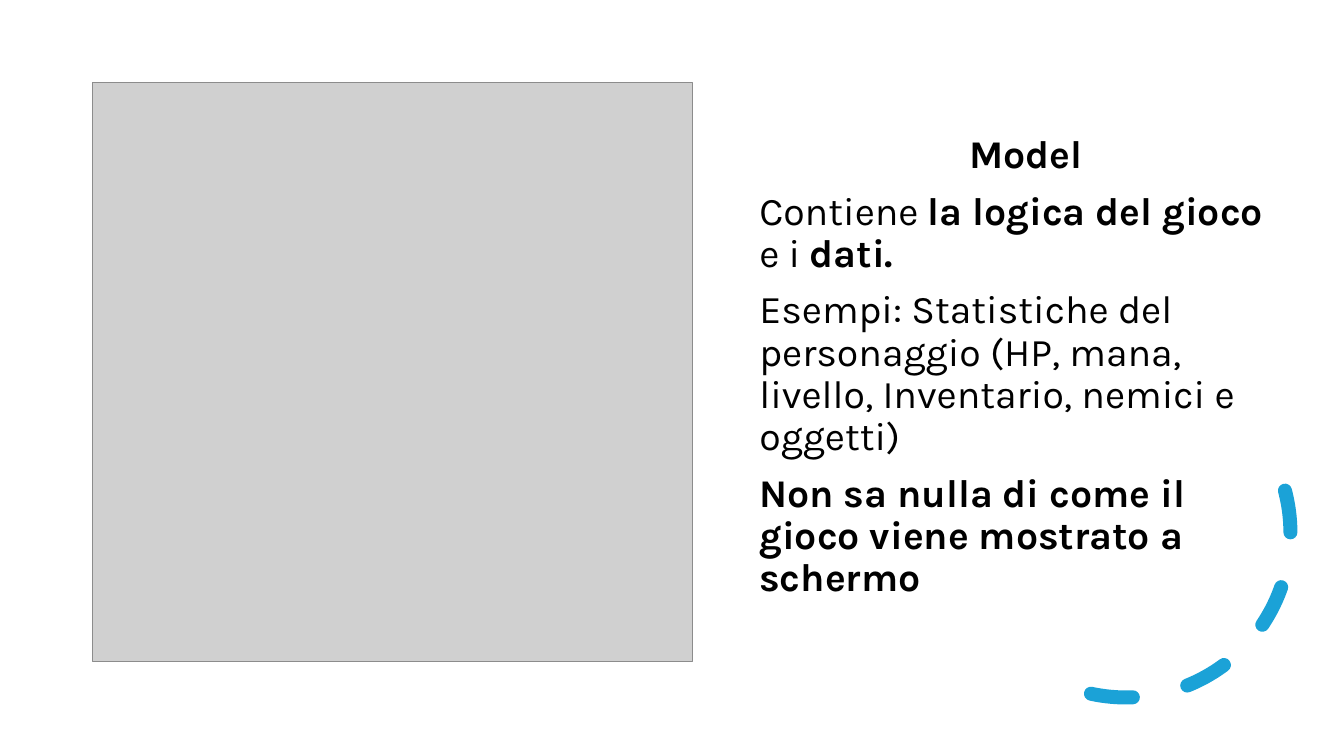
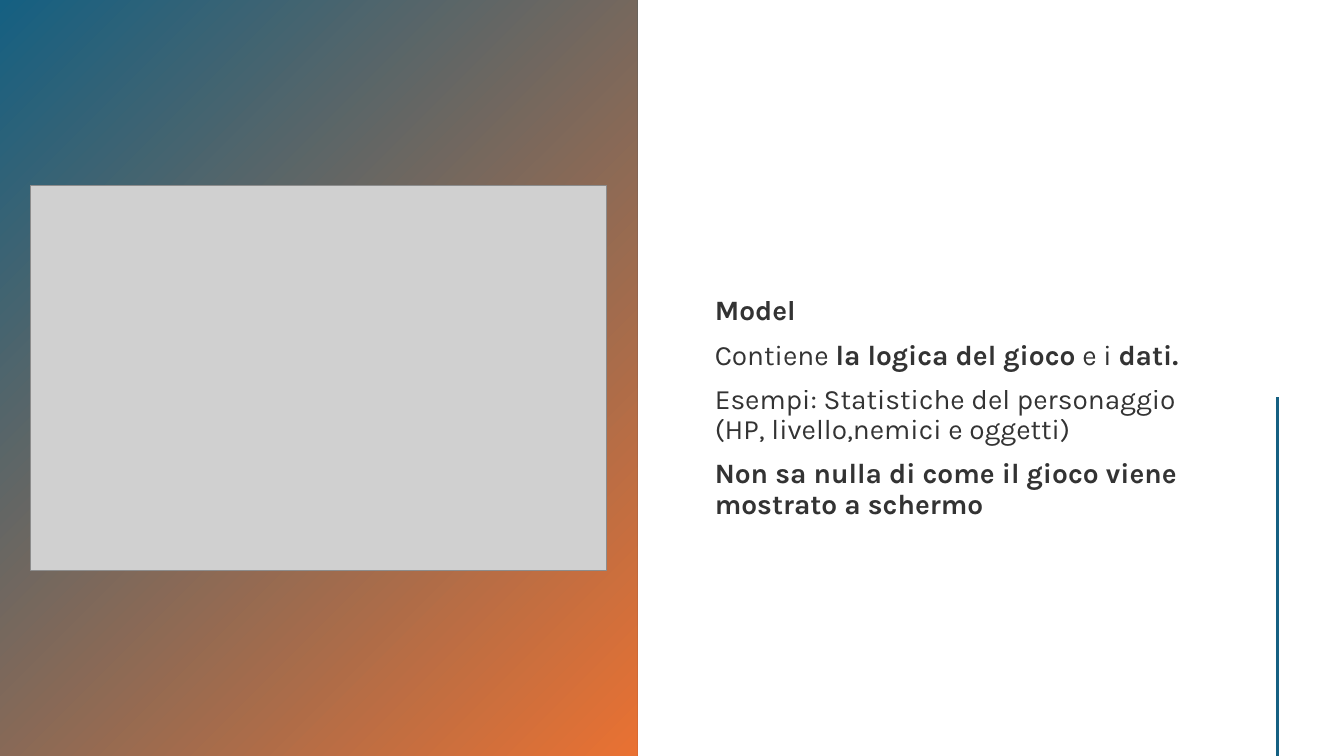
Before and after one commit to samMM-cs/iss-team2, a slide deck: slide 5 of Revisione.pptx (slide 4 before the commit). Drawn at 1344x756 pixels with LibreOffice and Linux fonts; fonts in the diff are those of the drawing; grey boxes stand for pictures. Boxes give left, top, right and bottom in pixels: in the first picture for what was removed or moved away, otherwise in the second. Text is boxed around its words. In the diff, an @@ line names an element or a change of style, - is before the commit and + after.

```diff
--- a/Revisione.pptx
+++ b/Revisione.pptx
@@ rectangle added at <box>0,0,637,756</box>, fill gradient #156082 to #E97132 @@
@@ picture: place and size @@
-picture at <box>93,83,693,661</box>
+picture at <box>31,186,607,570</box>
@@ text "Model": place and size @@
-text "Model" at <box>759,141,1263,592</box>
+text "Model" at <box>715,301,1179,515</box>
@@ text at <box>715,301,1179,515</box>: size 28 to 20 pt, text colour #000000 to #000000 at 80% opacity in "Model", "Contiene la logica del gioco e i ...", "Non sa nulla di come il gioco ..."; alignment centre to left @@
@@ arc (boxed as its full ellipse) removed at <box>925,332,1327,734</box> @@
@@ text at <box>715,390,1176,446</box>: text changed; size 28 to 20 pt; text colour #000000 to #000000 at 80% opacity @@
-Esempi: Statistiche del personaggio (HP, mana, livello, Inventario, nemici e oggetti)
+Esempi: Statistiche del personaggio (HP, livello,nemici e oggetti)
@@ line added from (1277, 398) to (1277, 755), #E97132 2 pt @@
```
Also in this commit, not shown: 1 other slide changed, 4 slides added, 1 slide removed, 4 other files.
